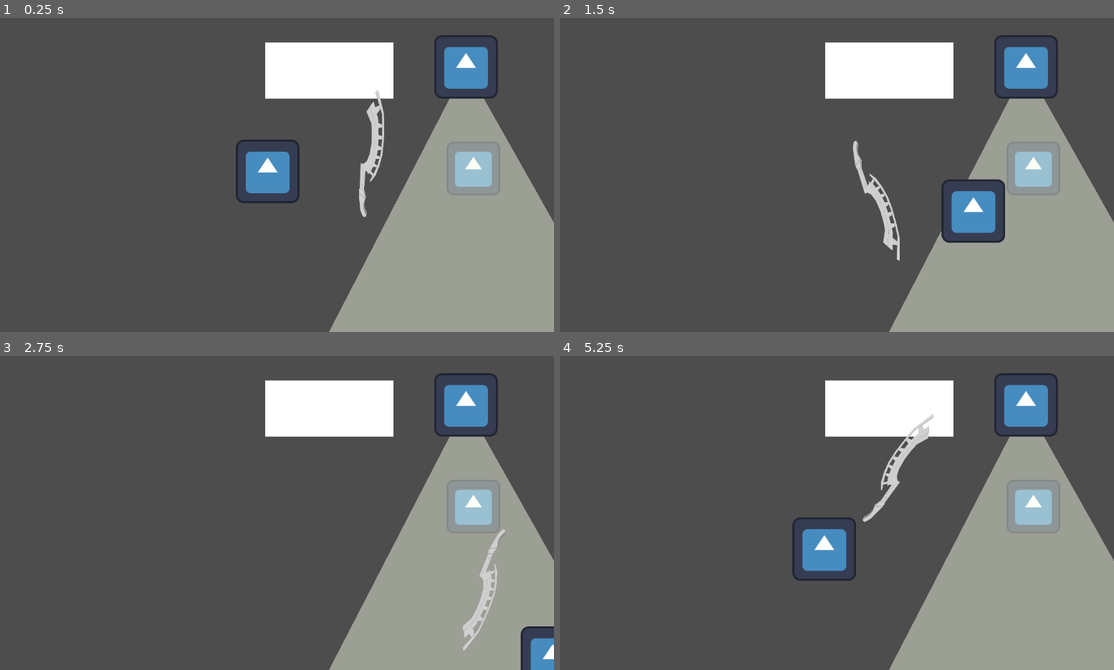
Above: before the commit, frames 1-4 (two rows, left to right).
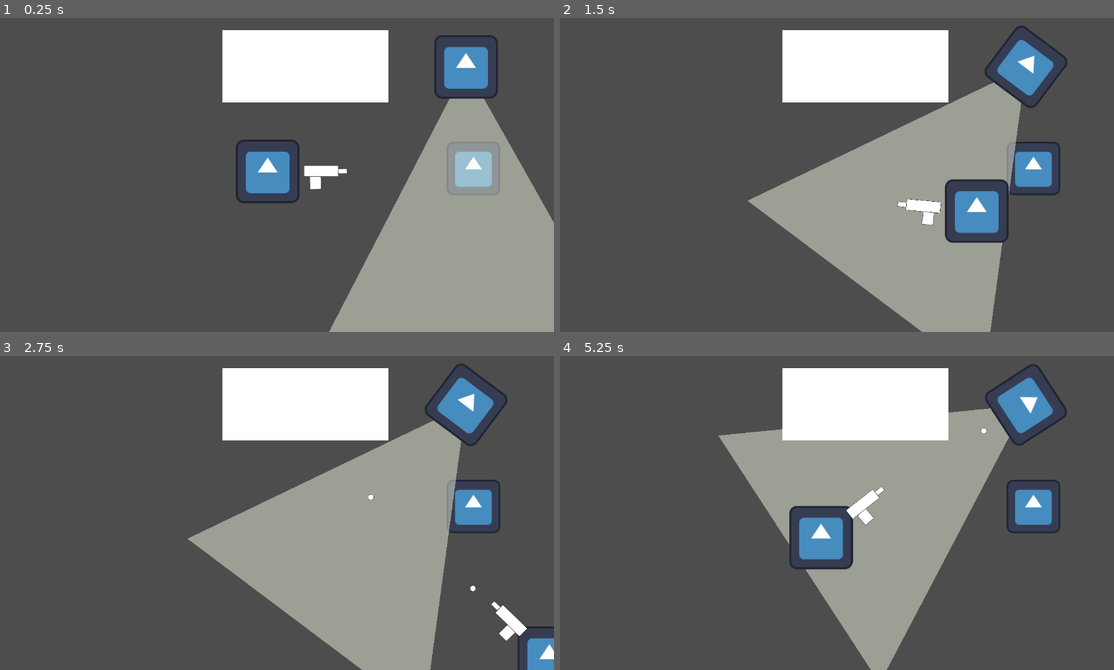
Above: after the commit, the same moments.

Repository: Deepak-Yadav-14/Final-Launch
Game: Godot game, scene res://scenes/Main.tscn
Two runs of this game, one before a commit and one after it. Both use one fixed random seed, a clock stepped at 60 frames per second and the inputs below. The engine's default icon, where the game draws it, is replaced by a stand-in: a white triangle on a blue panel in a dark square.
Inputs (mouse positions are in pixels of both pictures, inside the frame that each line leads up to):
- Up to frame 1 (0.25 s): no input
- Up to frame 2 (1.5 s): tap Enter at 0.5 s; move the mouse to (1030, 168) at 0.52 s; hold D (move_right) 0.53-1.28 s; tap E (assasinate) at 0.6 s; tap Q (hide, bound only before the commit) at 0.8, 1.35 s; move the mouse to (715, 187) at 1.27 s; hold S (move_down) from 1.28 s (still down)
- Up to frame 3 (2.75 s): click (155, 525) at 1.55 s; move the mouse to (326, 437) at 2.02 s; release S (move_down) at 2.03 s; press the mouse at (326, 437) at 2.03 s; hold D (move_right) from 2.03 s (still down); tap C (crouch, bound only after the commit) at 2.3 s
- Up to frame 4 (5.25 s): move the mouse to (798, 572) at 2.77 s; release D (move_right) at 2.78 s; release the mouse at (798, 572) at 2.78 s; hold W (move_up) 2.78-3.53 s; tap C (crouch, bound only after the commit) at 2.85 s; tap E (assasinate) at 3.05, 3.6 s; move the mouse to (997, 556) at 3.52 s; hold A (move_left) 3.53-5.03 s; tap Q (hide, bound only before the commit) at 3.8, 4.35 s; move the mouse to (654, 462) at 4.27 s; click (654, 462) at 4.55 s; move the mouse to (853, 509) at 5.02 s; hold S (move_down) from 5.03 s (still down); hold C (crouch, bound only after the commit) from 5.03 s (still down); tap Ctrl (melee_attack) at 5.1 s

The runs differ from the first frame. In frame 1, 4.2% of the frame differs, in the area x 40-72%, y 3-64%; in frame 2, 31%; in frame 3, 30%; in frame 4, 44%, in the area x 28-100%, y 2-100%.

Commit message:
Added Crouch and Assasinate mechanism

Diff:
--- a/project.godot
+++ b/project.godot
@@ -42,9 +42,9 @@
 "events": [Object(InputEventMouseButton,"resource_local_to_scene":false,"resource_name":"","device":-1,"window_id":0,"a …(253 unchanged characters)…
 ]
 }
-hide={
+crouch={
 "deadzone": 0.2,
-"events": [Object(InputEventKey,"resource_local_to_scene":fa …(140 unchanged characters)… d":false,"keycode":0,"physical_keycode":81,"key_label":0,"unicode":113,"location":0,"echo":false,"script":null)
+"events": [Object(InputEventKey,"resource_local_to_scene":fa …(140 unchanged characters)… d":false,"keycode":0,"physical_keycode":67,"key_label":0,"unicode":99,"location":0,"echo":false,"script":null)
 ]
 }
 assasinate={
--- a/scenes/Main.tscn
+++ b/scenes/Main.tscn
@@ -14,9 +14,10 @@
 [node name="Destructible" parent="." instance=ExtResource("2_rvslj")]
 position = Vector2(414, -6)
 
-[node name="Enemy" parent="." instance=ExtResource("3_0bbpv")]
+[node name="Enemy" parent="." node_paths=PackedStringArray("player") instance=ExtResource("3_0bbpv")]
 position = Vector2(399, -211)
+player = NodePath("../Player")
 
 [node name="Table" parent="." instance=ExtResource("4_rarhs")]
-position = Vector2(-5, -260)
-scale = Vector2(1.6352, 1.6352)
+position = Vector2(-91, -285)
+scale = Vector2(2.11607, 2.11607)
--- a/scenes/Player.tscn
+++ b/scenes/Player.tscn
@@ -13,6 +13,7 @@
 
 [node name="Player" type="CharacterBody2D" groups=["Player"]]
 z_index = 1
+collision_mask = 3
 script = ExtResource("1_kpjcp")
 
 [node name="Sprite2D" type="Sprite2D" parent="."]
@@ -23,10 +24,11 @@
 shape = SubResource("RectangleShape2D_v6fml")
 
 [node name="Gun" parent="." instance=ExtResource("3_3li8b")]
-visible = false
+unique_name_in_owner = true
 scale = Vector2(0.483301, 0.483301)
 
 [node name="Melee" parent="." instance=ExtResource("4_mdl7e")]
+visible = false
 
 [node name="AssasinateZone" type="Area2D" parent="."]
 collision_layer = 0
--- a/scenes/table.tscn
+++ b/scenes/table.tscn
@@ -5,10 +5,12 @@
 [sub_resource type="RectangleShape2D" id="RectangleShape2D_eotx8"]
 size = Vector2(158, 69)
 
-[sub_resource type="CircleShape2D" id="CircleShape2D_x8522"]
-radius = 102.044
+[sub_resource type="RectangleShape2D" id="RectangleShape2D_02ppr"]
+size = Vector2(156, 67)
 
 [node name="Table" type="StaticBody2D"]
+z_index = 1
+collision_layer = 2
 script = ExtResource("1_02ppr")
 
 [node name="CollisionShape2D" type="CollisionShape2D" parent="."]
@@ -23,8 +25,8 @@
 collision_layer = 0
 
 [node name="CollisionShape2D" type="CollisionShape2D" parent="HideZone"]
-position = Vector2(80, 37)
-shape = SubResource("CircleShape2D_x8522")
+position = Vector2(79, 34.5)
+shape = SubResource("RectangleShape2D_02ppr")
 debug_color = Color(4.76494e-06, 0.642695, 0.313287, 0.42)
 
 [connection signal="body_entered" from="HideZone" to="." method="_on_hide_zone_body_entered"]
--- a/scripts/enemy_test.gd
+++ b/scripts/enemy_test.gd
@@ -15,7 +15,7 @@
 
 var current_state = States.PETROLLING
 
-func _physics_process(delta: float) -> void:
+func _physics_process(_delta: float) -> void:
 	if player_entered:
 		var to_player = player.global_position - global_position
 		rotation = to_player.angle() - PI / 2
--- a/scripts/fuel_pickup.gd
+++ b/scripts/fuel_pickup.gd
@@ -1,14 +1,16 @@
 extends Area2D
 
-@export var time_span:int = 0
+@export var lifetime: float = 20
+
+var time_span: float = 0
 
 func _process(delta: float) -> void:
-	time_span += 1 + delta
-	if time_span >= 1000:
+	time_span += delta
+	if time_span >= lifetime:
 		call_deferred("queue_free")
 		time_span=0;
 
-func _on_body_entered(body):
+func _on_body_entered(body) -> void:
 	if body.is_in_group("Player"):
 		body.add_fuel()
 		queue_free()
--- a/scripts/gun_shoot.gd
+++ b/scripts/gun_shoot.gd
@@ -13,6 +13,9 @@
 var time_since_last_shot: float = 0.0
 
 func _process(delta: float) -> void:
+
+	if not is_visible_in_tree():
+		return
 	var mouse_pos = get_global_mouse_position()
 	var to_mouse = (mouse_pos - global_position).normalized()
 	var angle = to_mouse.angle()
@@ -38,7 +41,7 @@
 
 	time_since_last_shot += delta
 	if Input.is_action_pressed("shoot") and time_since_last_shot >= fire_rate:
-		#shoot_bullet(to_mouse)
+		shoot_bullet(to_mouse)
 		time_since_last_shot = 0.0
 
 func shoot_bullet(direction: Vector2):
--- a/scripts/player_controller.gd
+++ b/scripts/player_controller.gd
@@ -1,60 +1,63 @@
 extends CharacterBody2D
 
 
-
 @onready var assasinate_zone: Area2D = $AssasinateZone
+@onready var melee_area: Node2D = $"Melee"
+@onready var melee_cooldown: Timer = $MeleeCooldown
 
 #@export var table_sprite: Sprite2D
 @export var speed: float = 400
+@export var crouch_speed_factor: float = 0.5
 @export var health: float = 10
 @export var is_detected: bool = false
 @export var melee_cooldown_time: float = 0.6
 
-@onready var melee_area: Node2D = $"Melee"
-@onready var melee_cooldown: Timer = $MeleeCooldown
+
 var collected_fuel_tank: int = 0
-var is_hiding: bool = false
+
+var is_attacking: bool = false
+var is_in_hide_zone: bool = false
+var is_crouching: bool = false
 var can_assasinate: bool = false
-var is_in_hide_zone: bool = true
-var is_attacking: bool = false
-
+var curr_speed: float  = speed
 
 func _ready() -> void:
 	melee_cooldown.wait_time = melee_cooldown_time
-	melee_cooldown.one_shot   = true
+	melee_cooldown.one_shot  = true
 	melee_cooldown.autostart  = false
 	melee_cooldown.stop()
 
 func _physics_process(_delta: float) -> void:
-	if is_detected:
-		handle_normal_movement()
+	# Basic Movement Logic
+	var direction = Input.get_vector("move_left","move_right","move_up","move_down")
+	velocity = direction * curr_speed
+	move_and_slide()
+
+	# Basic Crouch Mechanic
+	if Input.is_action_pressed("crouch"):
+		if not is_crouching:
+			is_crouching = true
+			curr_speed = speed * crouch_speed_factor
+			set_collision_mask_value(2,false)
+	else:
+		# if player is under the table and exits it
+		if not is_in_hide_zone:
+			if not is_crouching:
+				set_collision_mask_value(2,true)
+			else:
+				is_crouching = false
+				curr_speed = speed
+
+	if is_in_hide_zone:
+		%"Gun".visible = false
+		if Input.is_action_just_pressed("assasinate"):
+			check_for_assasination()
 		return
-
+	else:
+		%"Gun".visible = true
 	if Input.is_action_just_pressed("melee_attack") and melee_cooldown.is_stopped():
 		perform_melee_attack()
 
-
-	if is_hiding:
-		if Input.get_vector("move_left","move_right","move_up","move_down") != Vector2.ZERO:
-			unhide()
-			return
-		if Input.is_action_just_pressed("assasinate"):
-			check_for_assasination()
-		return
-	handle_normal_movement()
-
-func handle_normal_movement():
-	var direction = Input.get_vector("move_left","move_right","move_up","move_down")
-	velocity = direction * speed
-	move_and_slide()
-
-func _process(delta: float) -> void:
-	if Input.is_action_just_pressed("hide") and is_in_hide_zone and not is_detected:
-		if not is_hiding:
-			print("Hiding")
-			hide_under_table()
-		else:
-			unhide()
 
 func perform_melee_attack() -> void:
 	is_attacking=true
@@ -69,20 +72,8 @@
 
 	is_attacking = false
 
-func unhide():
-	is_hiding = false
-	#table_sprite.modulate.a = 1.0
-	print("Player is no longer hiding")
-
-func hide_under_table():
-	is_hiding = true
-	can_assasinate = true
-	#table_sprite.modulate.a = 0.4
-	velocity = Vector2.ZERO
-	print("Player is now hiding")
-
-func check_for_assasination():
-	if not can_assasinate and not is_hiding:
+func check_for_assasination() -> void:
+	if not can_assasinate and not is_in_hide_zone:
 		return
 
 	var enemies = assasinate_zone.get_overlapping_bodies()
@@ -92,16 +83,14 @@
 			break
 
 
-func perform_assasination(enemy: Node2D):
+func perform_assasination(enemy: Node2D) -> void:
 	global_position = enemy.global_position
 	# add enemy assasinating animation here
 	enemy.queue_free()
-	unhide()
-	can_assasinate = false
 	print("Enemy Assasinated")
 
 
-func take_damage(damage:float):
+func take_damage(damage:float) -> void:
 	health -= damage
 	# play hurt animation
 	if health <= 0:
@@ -109,11 +98,10 @@
 		print("YOU DIED")
 		get_tree().reload_current_scene()
 
-func on_detected_by_enemy():
+func on_detected_by_enemy() -> void:
 	is_detected = true
-	unhide()
 	print("Player has been caught stealth disabled ")
 
-func add_fuel():
+func add_fuel() -> void:
 	collected_fuel_tank += 1
 	print("Collected Fuel : " , collected_fuel_tank)
--- a/scripts/table.gd
+++ b/scripts/table.gd
@@ -1,12 +1,14 @@
 extends StaticBody2D
 
-
-
 func _on_hide_zone_body_entered(body: Node2D) -> void:
+	# it means the player is under the table
 	if body.name == "Player":
 		body.is_in_hide_zone = true
+		body.can_assasinate = true
 
 
 func _on_hide_zone_body_exited(body: Node2D) -> void:
+	# it means player exits the table
 	if body.name == "Player":
 		body.is_in_hide_zone = false
+		body.can_assasinate = false
Not shown: 1 places in scenes/Main.tscn that only renumber resources
